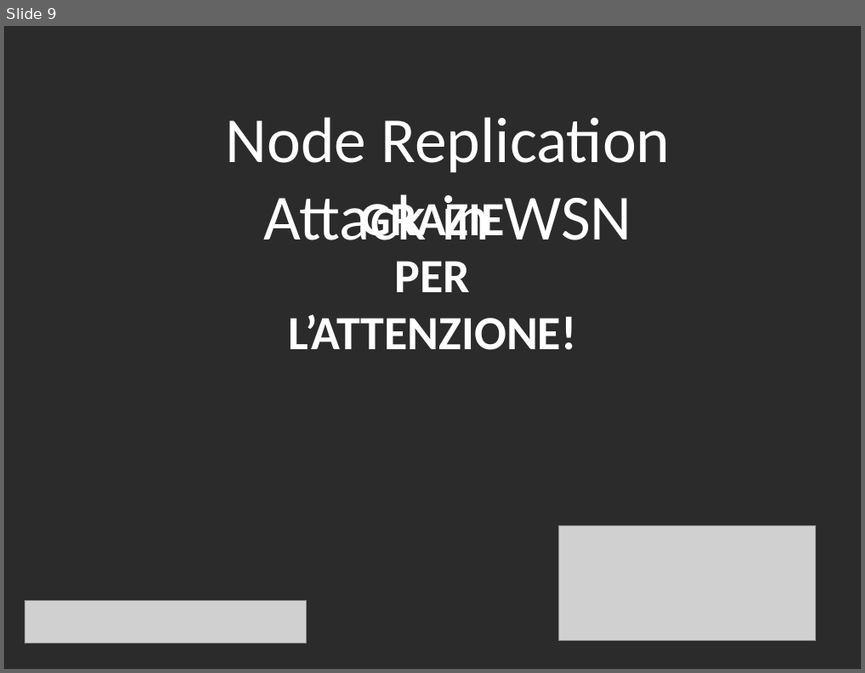
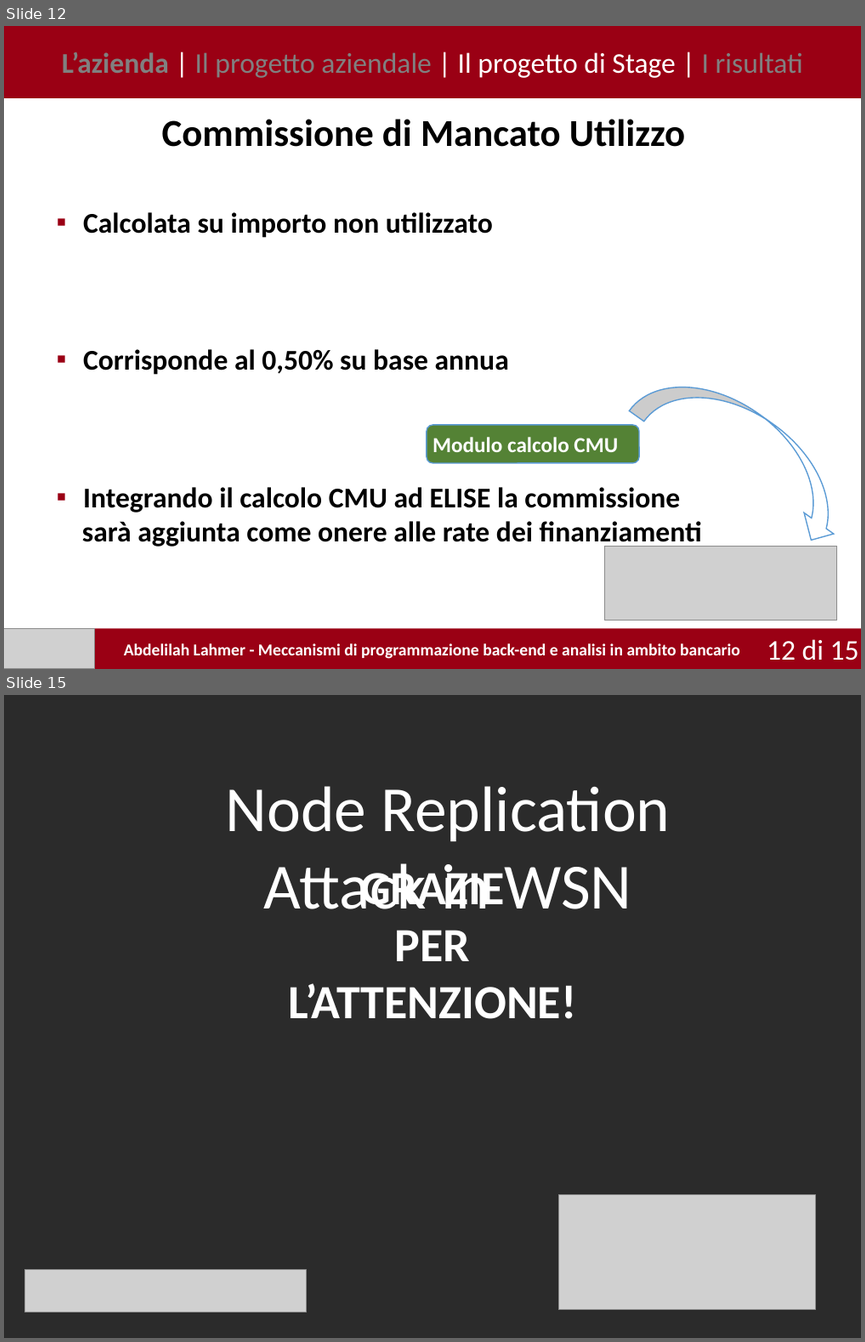
Before and after one commit to ALahmer/Bachelor-Thesis, a slide deck: presentazione/Pptx/Lahmer_Abdelilah_presentazione.pptx. Shown one above the other, each under a label of ours: slide 9 before the commit, slides 12 and 15 after it; the slides between them are not shown. The pictures are 865x673 and 865x1342 pixels, drawn with LibreOffice and Linux fonts; fonts in the diff are those of the drawing; grey boxes stand for pictures; background and template pictures are left out; a plain dark background stands for a picture behind light text. Boxes give left, top, right and bottom in pixels: in the first picture for what was removed or moved away, otherwise in the second. Text is boxed around its words. In the diff, an @@ line names an element or a change of style, - is before the commit and + after.

```diff
--- a/presentazione/Pptx/Lahmer_Abdelilah_presentazione.pptx
+++ b/presentazione/Pptx/Lahmer_Abdelilah_presentazione.pptx
@@ slide 12 added at bbox=[4, 26, 861, 669], background #FFFFFF @@
@@ rectangle added at bbox=[4, 26, 861, 99], fill #9A0014, 24 pt, text #808080 @@
+L’azienda | Il progetto aziendale | Il progetto di Stage | I risultati
@@ text added at bbox=[162, 119, 685, 147], 32 pt, text #000000, bold @@
+Commissione di Mancato Utilizzo
@@ text added at bbox=[82, 212, 702, 548], 24 pt, text #000000, bold @@
+▪ Calcolata su importo non utilizzato
+▪ Corrisponde al 0,50% su base annua
+▪ Integrando il calcolo CMU ad ELISE la commissione
+sarà aggiunta come onere alle rate dei finanziamenti
@@ curved down arrow added at bbox=[629, 352, 861, 551], fill #FFFFFF, outline #5B9BD5 1 pt @@
@@ rounded rectangle added at bbox=[426, 425, 639, 463], fill #548235, outline #5B9BD5 1 pt, 18 pt, text #FFFFFF, bold @@
+Modulo calcolo CMU
@@ picture added at bbox=[605, 545, 838, 620] @@
@@ rectangle added at bbox=[4, 629, 861, 669], fill #9A0014, 14 pt, text #FFFFFF, bold @@
+Abdelilah Lahmer - Meccanismi di programmazione back-end e analisi in ambito bancario
@@ picture added at bbox=[4, 629, 95, 669] @@
@@ page number added at bbox=[738, 639, 823, 660], 24 pt, text #FFFFFF @@
+12 di 7
@@ page number added at bbox=[766, 641, 795, 659], 24 pt, text #FFFFFF @@
+12 di 15
@@ page number added at bbox=[773, 639, 845, 657], 20 pt, text #FFFFFF @@
+12 di 7
@@ page number added at bbox=[800, 639, 815, 660], 24 pt, text #FFFFFF @@
+12 di 9
@@ what was slide 9 is now slide 15 @@
```
Also in this commit, not shown: 3 slides changed, 5 other slides added, 1 other file.
